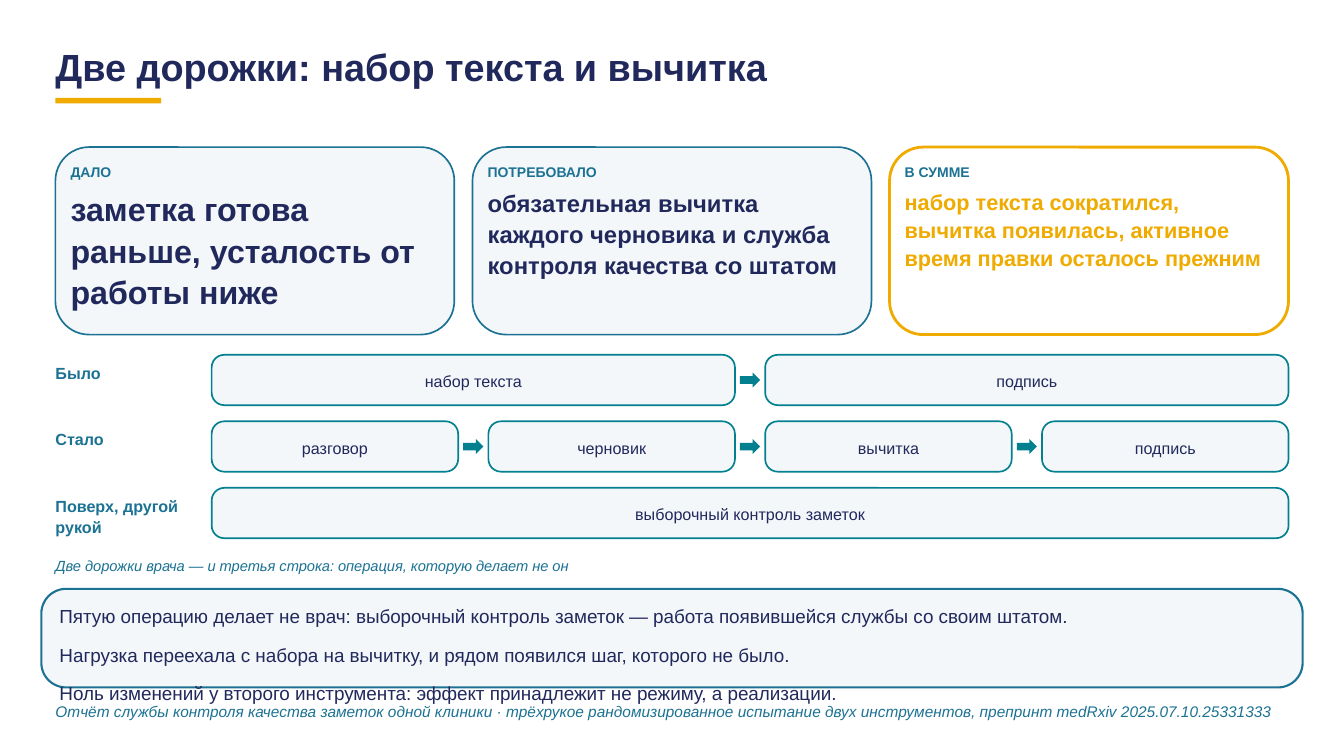
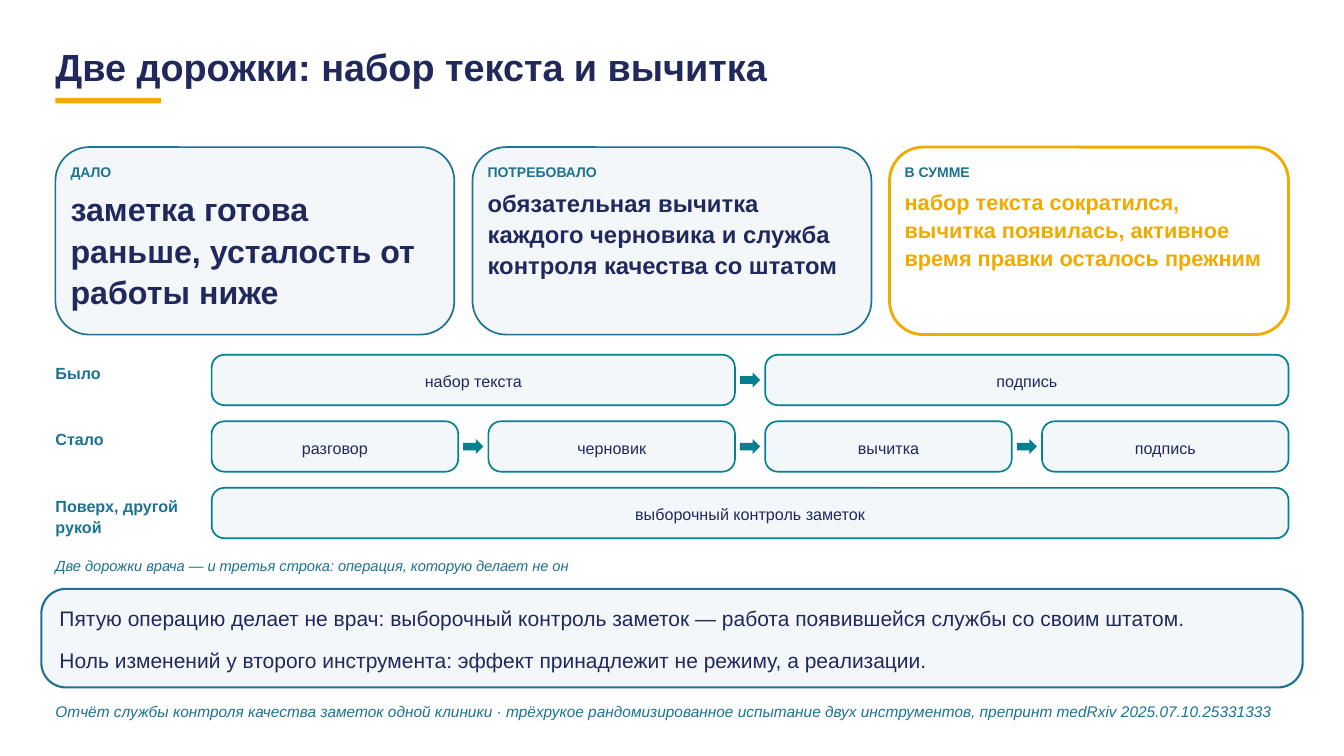
Before and after one commit to tellina-study/AI-usage-lessons, a slide deck: slide 64 of library/lectures/lec-07/rework/deck/lec-07-karkas.pptx. Drawn at 1344x756 pixels with LibreOffice and Linux fonts; fonts in the diff are those of the drawing. Boxes give left, top, right and bottom in pixels: in the first picture for what was removed or moved away, otherwise in the second. Text is boxed around its words. In the diff, an @@ line names an element or a change of style, - is before the commit and + after.

```diff
--- a/library/lectures/lec-07/rework/deck/lec-07-karkas.pptx
+++ b/library/lectures/lec-07/rework/deck/lec-07-karkas.pptx
@@ text "Пятую операцию делает не врач: ..." at bbox=[59, 610, 1184, 672]: size 13.5 to 15 pt @@
@@ text at bbox=[59, 648, 789, 666]: paragraph removed @@
-Нагрузка переехала с набора на вычитку, и рядом появился шаг, которого не было.
```
Also in this commit, not shown: 35 other slides changed, 12 other files.
